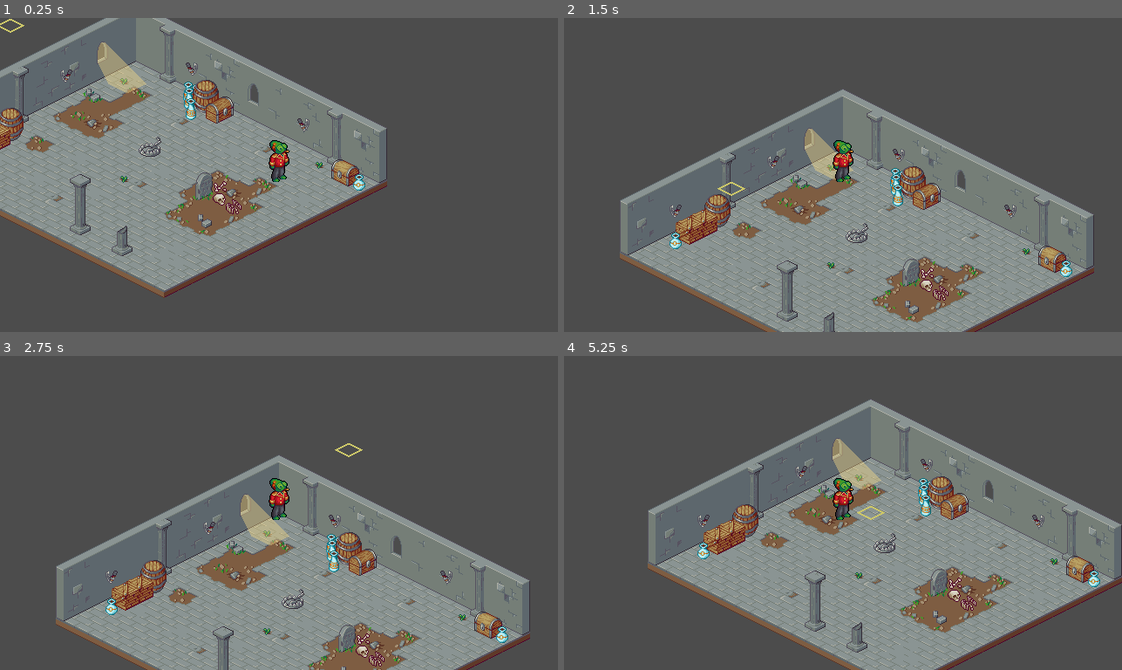
Above: before the commit, frames 1-4 (two rows, left to right).
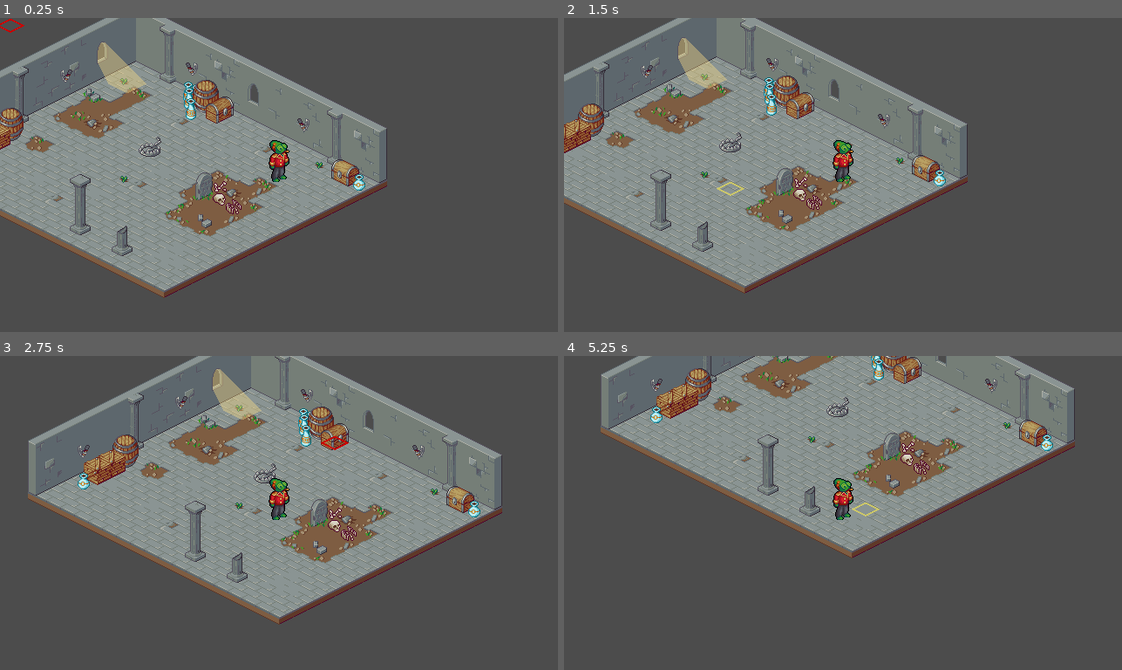
Above: after the commit, the same moments.

Repository: realkotob/T-RPG
Game: Godot game, scene res://Scenes/Demo.tscn
Same seed, same stepped clock (60 frames per second), same inputs: the game is played once before the commit and once after it.
Inputs (mouse positions are in pixels of both pictures, inside the frame that each line leads up to):
- Up to frame 1 (0.25 s): no input
- Up to frame 2 (1.5 s): tap Enter at 0.5 s; move the mouse to (965, 159) at 0.52 s; click (965, 159) at 0.67 s; move the mouse to (731, 190) at 1.27 s; click (731, 190) at 1.42 s
- Up to frame 3 (2.75 s): move the mouse to (334, 443) at 2.02 s; click (334, 443) at 2.17 s
- Up to frame 4 (5.25 s): tap Space at 2.75 s; move the mouse to (815, 575) at 2.77 s; click (815, 575) at 2.92 s; move the mouse to (1010, 560) at 3.52 s; click (1010, 560) at 3.67 s; move the mouse to (675, 465) at 4.27 s; click (675, 465) at 4.42 s; move the mouse to (870, 513) at 5.02 s; click (870, 513) at 5.17 s

The runs differ from the first frame. In frame 1, less than 0.1% of the frame differs, in the area x 0-5%, y 0-5%; in frame 2, 56%; in frame 3, 64%; in frame 4, 65%, in the area x 6-100%, y 0-100%.

Commit message:
Changement de couleur du curseur en cas d'obstacles

Diff:
--- a/Scenes/CursorSprite.gd
+++ b/Scenes/CursorSprite.gd
@@ -1,16 +1,7 @@
 extends Sprite
 
-onready var accessable = true
-
-func toggle_state():
-	accessable = !accessable
-	if accessable == true:
-		set_normal_color()
+func _on_Map_path_found(path_found):
+	if path_found == true:
+		set_modulate(Color('#ffffff'))
 	else:
-		set_red_color()
-
-func set_normal_color():
-	set_modulate('white')
-
-func set_red_color():
-	set_modulate('red')
+		set_modulate(Color('#ff0000'))
--- a/Scenes/Demo.tscn
+++ b/Scenes/Demo.tscn
@@ -181,6 +181,8 @@
 
 [node name="YSort" type="YSort" parent="Map"]
 
+[node name="Cursor" parent="Map/YSort" instance=ExtResource( 4 )]
+
 [node name="Obstacles" type="TileMap" parent="Map/YSort"]
 mode = 1
 tile_set = ExtResource( 1 )
@@ -189,7 +191,7 @@
 format = 1
 tile_data = PoolIntArray( 65541, 8, 0, 65542, 3, 0, 65543, 46, 0, 65552, 47, 0, 65553, 9, 0, 131078, 7, 0, 262145, 20, 0, 393223, 21, 0, 393228, 37, 0, 458764, 12, 0, 458765, 18, 0, 458766, 48, 0, 589838, 19, 0, 655361, 3, 0, 720897, 2, 0, 786433, 2, 0, 851969, 9, 0, 917514, 6, 0, 917517, 5, 0 )
 
-[node name="Cursor" parent="Map/YSort" instance=ExtResource( 4 )]
-
 [node name="Character" parent="Map/YSort" instance=ExtResource( 5 )]
 position = Vector2( 164.395, 139.253 )
+[connection signal="path_found" from="Map" to="Map/YSort/Cursor/Sprite" method="_on_Map_path_found"]
+[connection signal="cursor_change_position" from="Map/YSort/Cursor" to="Map/YSort/Character" method="_on_cursor_change_position"]
--- a/Scripts/Cursor.gd
+++ b/Scripts/Cursor.gd
@@ -3,8 +3,8 @@
 var mouse_pos := Vector2()
 var cursor_pos := Vector2()
 onready var grid := Vector2(32, 16)
-onready var character : Node = get_parent().get_node("Character")
 
+signal cursor_change_position
 
 func snap_to_iso_grid(mouse_position, iso_grid):
 
@@ -35,12 +35,8 @@
 
 	# Snap to the grid
 	cursor_pos = snap_to_iso_grid(mouse_pos, grid)
+	if position != cursor_pos:
+		emit_signal("cursor_change_position", cursor_pos)
 
 	# Set the cursor to the right position
 	set_position(cursor_pos)
-
-# On click, give the active character its destination
-func _unhandled_input(event : InputEvent) -> void:
-	if event is InputEventMouseButton && event.button_index == BUTTON_LEFT && event.pressed:
-		character.target_position = cursor_pos
-		character._change_state(character.STATES.FOLLOW)
--- a/Scripts/PathfindingAStar.gd
+++ b/Scripts/PathfindingAStar.gd
@@ -17,6 +17,8 @@
 
 const BASE_LINE_WIDTH = 4.0
 const DRAW_COLOR = Color('#fff')
+
+signal path_found
 
 func _ready():
 	# Store all the unpassable cells into the array obstacles
@@ -85,16 +87,30 @@
 func calculate_point_index(point):
 	return point.x + map_size.x * point.y
 
-# Retrun the shortest path between two points
+# Retrun the shortest path between two points, or null if there is no path to take to get there
 func find_path(world_start, world_end):
-	self.path_start_position = world_to_map(world_start)
-	self.path_end_position = world_to_map(world_end)
-	calculate_path()
+	var is_path
+	is_path = set_path_start_position(world_to_map(world_start))
+	is_path = set_path_end_position(world_to_map(world_end))
+
+	if is_path == true:
+		calculate_path()
+	else:
+		emit_signal("path_found", false)
+		return null
+
 	var path_world = []
 	for point in _point_path:
 		var point_world = map_to_world(Vector2(point.x, point.y))
 		point_world.y += _half_cell_size.y
 		path_world.append(point_world)
+
+	# Emit the information: if there is a path found of not
+	if len(path_world) <= 1:
+		emit_signal("path_found", false)
+	else:
+		emit_signal("path_found", true)
+
 	return path_world
 
 func calculate_path():
@@ -103,21 +119,15 @@
 	_point_path = astar_node.get_point_path(start_point_index, end_point_index)
 
 func set_path_start_position(value):
-	if value in obstacles:
-		return
-	if is_outside_map_bounds(value):
-		return
-
-	# Set the starting postion
-	path_start_position = value
+	if value in obstacles or is_outside_map_bounds(value):
+		return false
+	else:
+		path_start_position = value
+		return true
 
 func set_path_end_position(value):
-	if value in obstacles:
-		print("obstacle")
-		return
-	if is_outside_map_bounds(value):
-		print("outside map")
-		return
-
-	# Set the end postion
-	path_end_position = value
+	if value in obstacles or is_outside_map_bounds(value):
+		return false
+	else :
+		path_end_position = value
+		return true
--- a/Scripts/Position2D.gd
+++ b/Scripts/Position2D.gd
@@ -3,28 +3,27 @@
 export(float) var SPEED = 5.0
 
 enum STATES { IDLE, FOLLOW }
-var _state = null
+var state = null
 
 var path = []
-var target_point_world = Vector2()
-var target_position = Vector2()
+var potential_path = []
+var target_point_world := Vector2()
 
-func _ready():
-	_change_state(STATES.IDLE)
 
 func _change_state(new_state):
 	if new_state == STATES.FOLLOW:
-		path = get_tree().get_root().get_node("Master/Map").find_path(position, target_position)
-		if not path or len(path) == 1:
+		if path == null || len(path) <= 1:
 			_change_state(STATES.IDLE)
 			return
 		# The index 0 is the starting cell
 		# we don't want the character to move back to it in this example
 		target_point_world = path[1]
-	_state = new_state
+	state = new_state
 
+
+# Move the player from point to point
 func _process(_delta):
-	if not _state == STATES.FOLLOW:
+	if state != STATES.FOLLOW:
 		return
 	var arrived_to_next_point = move_to(target_point_world)
 	if arrived_to_next_point:
@@ -34,7 +33,7 @@
 			return
 		target_point_world = path[0]
 
-# Handle the movement from point to point
+# Handle the movement from point to point, return true if the character is arrived
 func move_to(world_position):
 
 	var velocity = (world_position - position).normalized() * SPEED
@@ -44,3 +43,12 @@
 		position += velocity
 
 	return world_position == position
+
+func _on_cursor_change_position(cursor_pos):
+	potential_path = get_tree().get_root().get_node("Master/Map").find_path(position, cursor_pos)
+
+# On click, give the active character its destination
+func _unhandled_input(event : InputEvent) -> void:
+	if event is InputEventMouseButton && event.button_index == BUTTON_LEFT && event.pressed:
+		path = potential_path
+		_change_state(STATES.FOLLOW)
